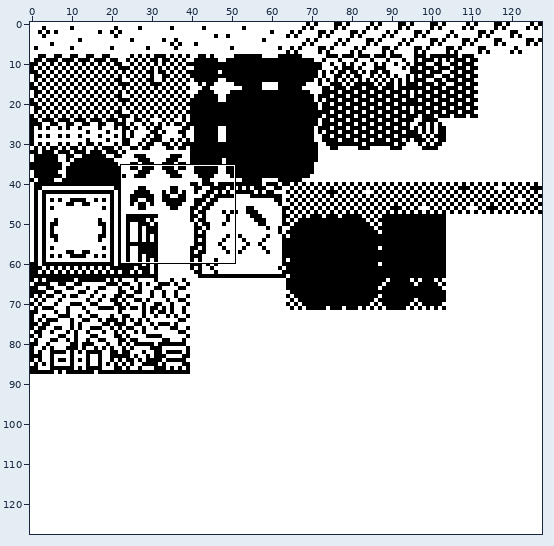
Sprite sheet -- src/data/image/mtntiles-8b.png. Above, an overview of the earlier version with the close-up marked.
Close-up. The starting point:
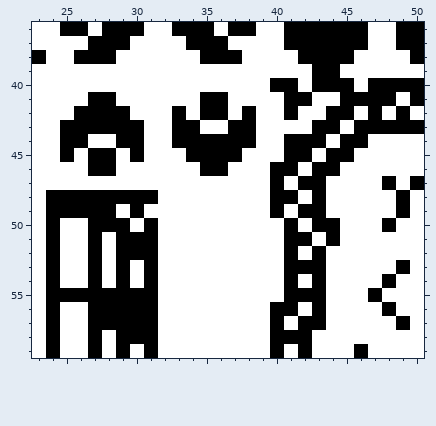
The file is 128x128 pixels. Shown: x 23..50, y 36..59.
After:
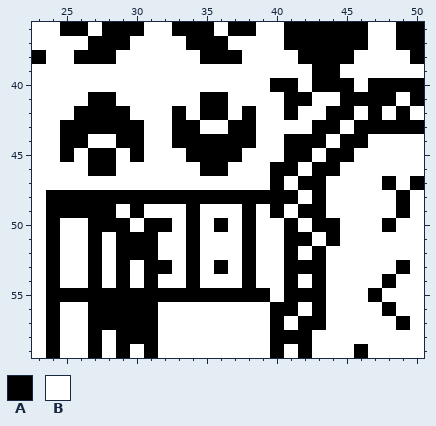
Palette (. is transparent): A #000000  B #ffffff
The exact change:
Colour B gives way to colour A in row 48 at x 32 to 39; in row 49 at x 34 and 38; in row 50 at x 32, 34, 36 and 38; in rows 51 to 52 at x 34 and 38; in row 53 at x 32, 34, 36 and 38; in row 54 at x 34 and 38.
Colour B gives way to colour A in row 55 at x 32 to 39.
